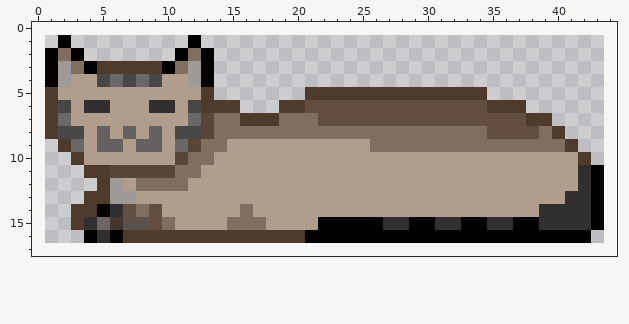
One commit to this pixel-art sprite: demos/data/cat.png. Above, as it was before the edit.
The file is 43x16 pixels. Colours within 5 levels of each other are drawn and written as one. The old version is drawn lined up with the new one, on the new canvas.
After:
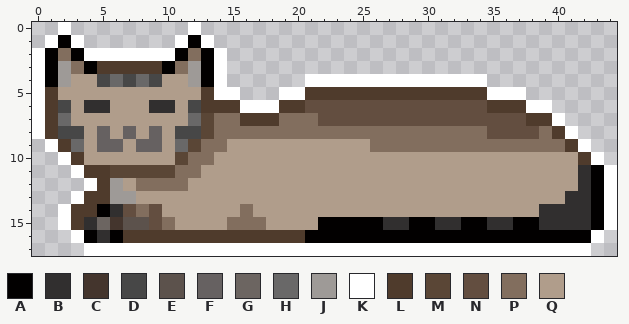
Palette (. is transparent): A #020000  B #312f2f  C #44352d  D #474747  E #5c524c  F #666161  G #6c6561  H #696868  J #9e9a97  K #ffffff  L #4f3b2c  M #5a4636  N #634e40  P #826e5e  Q #b09d8b
What changed:
canvas 43x16 -> 45x18, the old top-left corner now at 1,1
@@ x 0..44 @@
- 0 .............................................
- 1 ..A.........A................................
- 2 .APA.......APA...............................
- 3 .AJPALLLLLAPJA...............................
- 4 .AJQQDHDHDQQJA...............................
- 5 .LQQQQQQQQQQQL.......LLLLLLLLLLLLLL..........
- 6 .LDQBBQQQBBQDLLL...LLNNNNNNNNNNNNNNLLL.......
- 7 .LHQQQQQQQQQHMPPLLLPPPNNNNNNNNNNNNNNNNLL.....
- 8 .LDDQFQFQFQDDMPPPPPPPPPPPPPPPPPPPPPNNNNPL....
- 9 ..LHQFFQFFQHMPPQQQQQQQQQQQPPPPPPPPPPPPPPPL...
-10 ...LQQQQQQQMPPQQQQQQQQQQQQQQQQQQQQQQQQQQQQL..
-11 ....LLMMMMMPPQQQQQQQQQQQQQQQQQQQQQQQQQQQQQBA.
-12 .....LJQPPPPQQQQQQQQQQQQQQQQQQQQQQQQQQQQQQBA.
-13 ....LLJJQQQQQQQQQQQQQQQQQQQQQQQQQQQQQQQQQBBA.
-14 ...LLABNPNQQQQQQPQQQQQQQQQQQQQQQQQQQQQQBBBBA.
-15 ...LBGCEENPQQQQPPPQQQQAAAAABBAABBAABBAABBBBA.
-16 ....ABALLLLLLLLLLLLLLAAAAAAAAAAAAAAAAAAAAAA..
-17 .............................................
+ 0 ..K.........K................................
+ 1 .KAK.......KAK...............................
+ 2 KAPAKKKKKKKAPAK..............................
+ 3 KAJPALLLLLAPJAK..............................
+ 4 KAJQQDHDHDQQJAK......KKKKKKKKKKKKKK..........
+ 5 KLQQQQQQQQQQQLKK...KKLLLLLLLLLLLLLLKKK.......
+ 6 KLDQBBQQQBBQDLLLKKKLLNNNNNNNNNNNNNNLLLKK.....
+ 7 KLHQQQQQQQQQHMPPLLLPPPNNNNNNNNNNNNNNNNLLK....
+ 8 KLDDQFQFQFQDDMPPPPPPPPPPPPPPPPPPPPPNNNNPLK...
+ 9 .KLHQFFQFFQHMPPQQQQQQQQQQQPPPPPPPPPPPPPPPLK..
+10 ..KLQQQQQQQMPPQQQQQQQQQQQQQQQQQQQQQQQQQQQQLK.
+11 ...KLLMMMMMPPQQQQQQQQQQQQQQQQQQQQQQQQQQQQQBAK
+12 ....KLJQPPPPQQQQQQQQQQQQQQQQQQQQQQQQQQQQQQBAK
+13 ...KLLJJQQQQQQQQQQQQQQQQQQQQQQQQQQQQQQQQQBBAK
+14 ..KLLABNPNQQQQQQPQQQQQQQQQQQQQQQQQQQQQQBBBBAK
+15 ..KLBGCEENPQQQQPPPQQQQAAAAABBAABBAABBAABBBBAK
+16 ...KABALLLLLLLLLLLLLLAAAAAAAAAAAAAAAAAAAAAAK.
+17 ....KKKKKKKKKKKKKKKKKKKKKKKKKKKKKKKKKKKKKKK..
Pixel boxes of the changes (left, top, right, bottom) in both pictures:
added: (32, 22, 617, 256)
